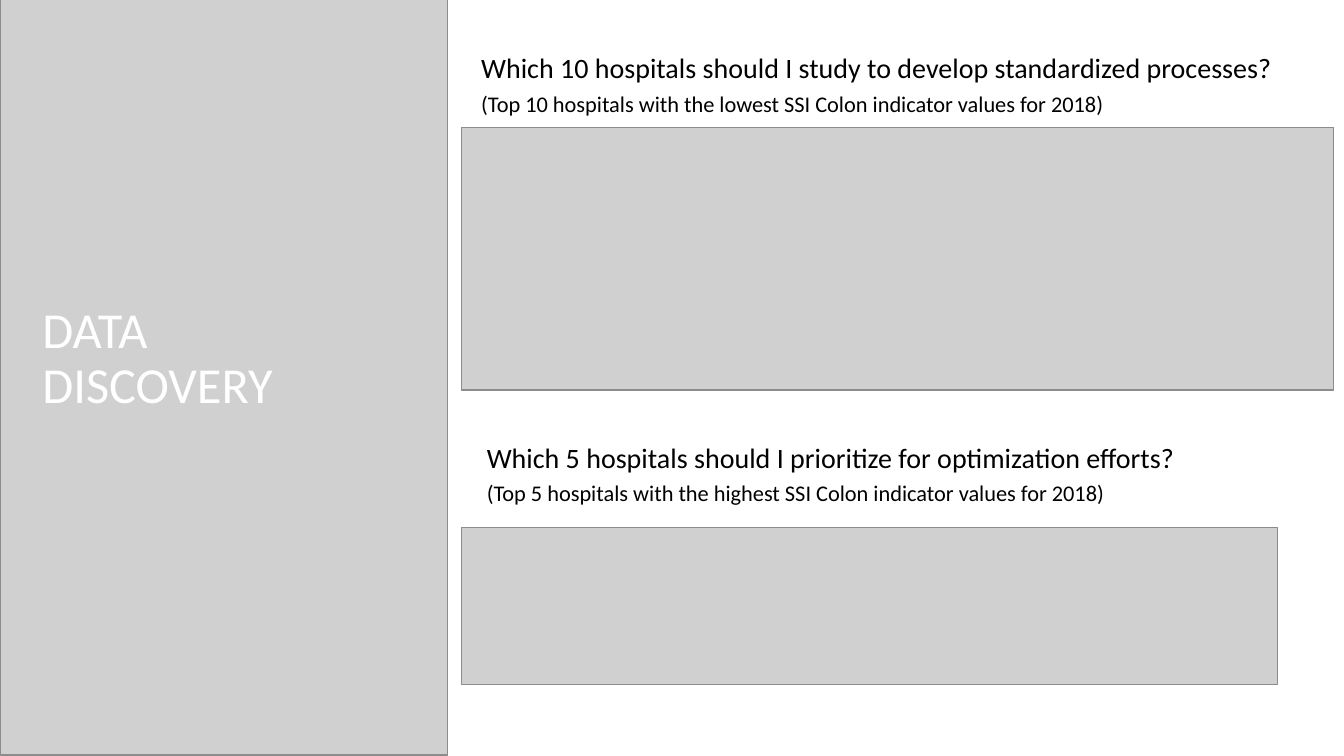
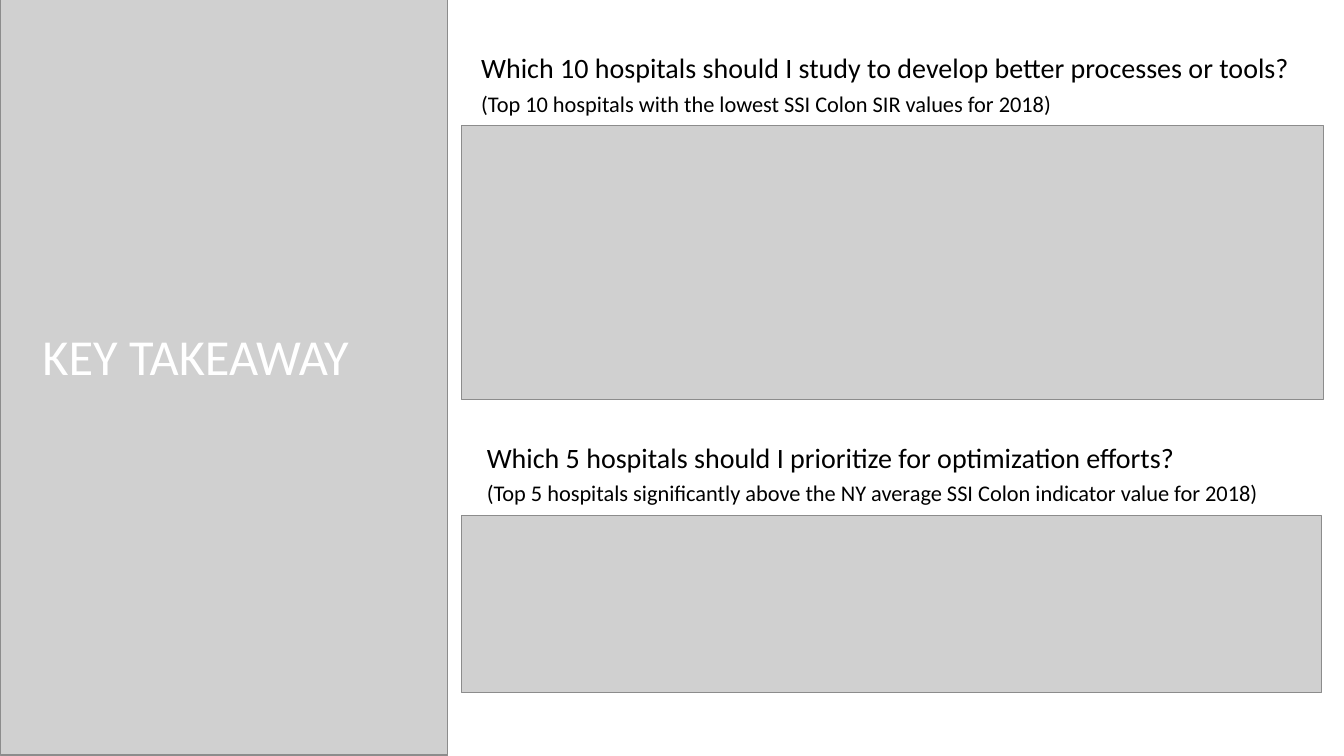
Before and after one commit to bethperry/HAI_Analysis, a slide deck: slide 14 of Hospital Acquired Infections in NY - Analysis and Summary.pptx. Drawn at 1344x756 pixels with LibreOffice and Linux fonts; fonts in the diff are those of the drawing; grey boxes stand for pictures; background and template pictures are left out. Boxes give left, top, right and bottom in pixels: in the first picture for what was removed or moved away, otherwise in the second. Text is boxed around its words. In the diff, an @@ line names an element or a change of style, - is before the commit and + after.

```diff
--- a/Hospital Acquired Infections in NY - Analysis and Summary.pptx
+++ b/Hospital Acquired Infections in NY - Analysis and Summary.pptx
@@ text at [481,58,1288,116]: text changed @@
-Which 10 hospitals should I study to develop standardized processes?
-(Top 10 hospitals with the lowest SSI Colon indicator values for 2018)
+Which 10 hospitals should I study to develop better processes or tools?
+(Top 10 hospitals with the lowest SSI Colon SIR values for 2018)
@@ picture: place and size @@
-picture at [462,127,1334,390]
+picture at [462,125,1324,400]
@@ title at [42,343,349,375]: text changed @@
-DATA
-DISCOVERY
+KEY TAKEAWAY
@@ text at [487,485,1257,505]: text changed @@
-(Top 5 hospitals with the highest SSI Colon indicator values for 2018)
+(Top 5 hospitals significantly above the NY average SSI Colon indicator value for 2018)
@@ picture: place and size @@
-picture at [462,528,1278,685]
+picture at [462,516,1323,693]
```
Also in this commit, not shown: 11 other slides changed, 2 slides added, 4 slides removed.
